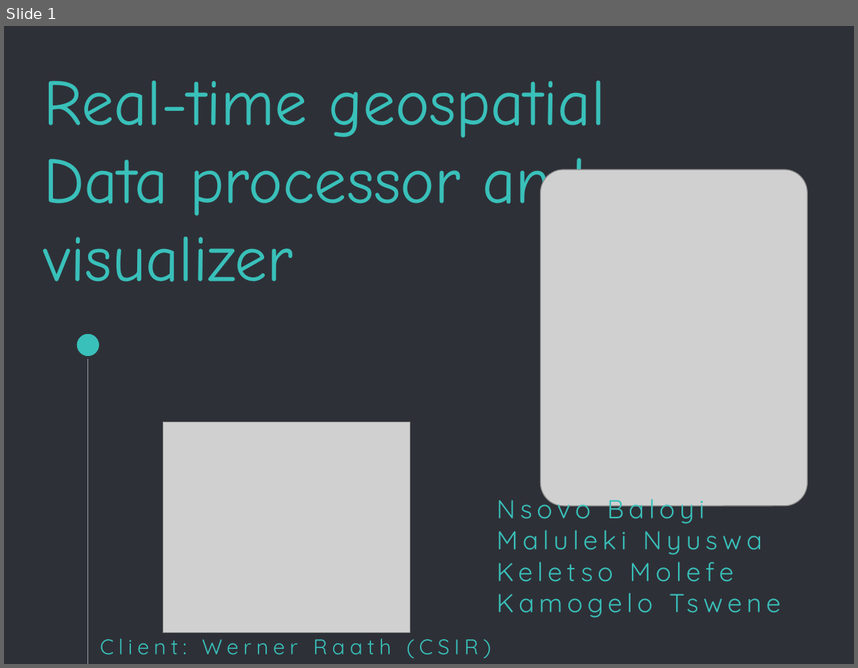
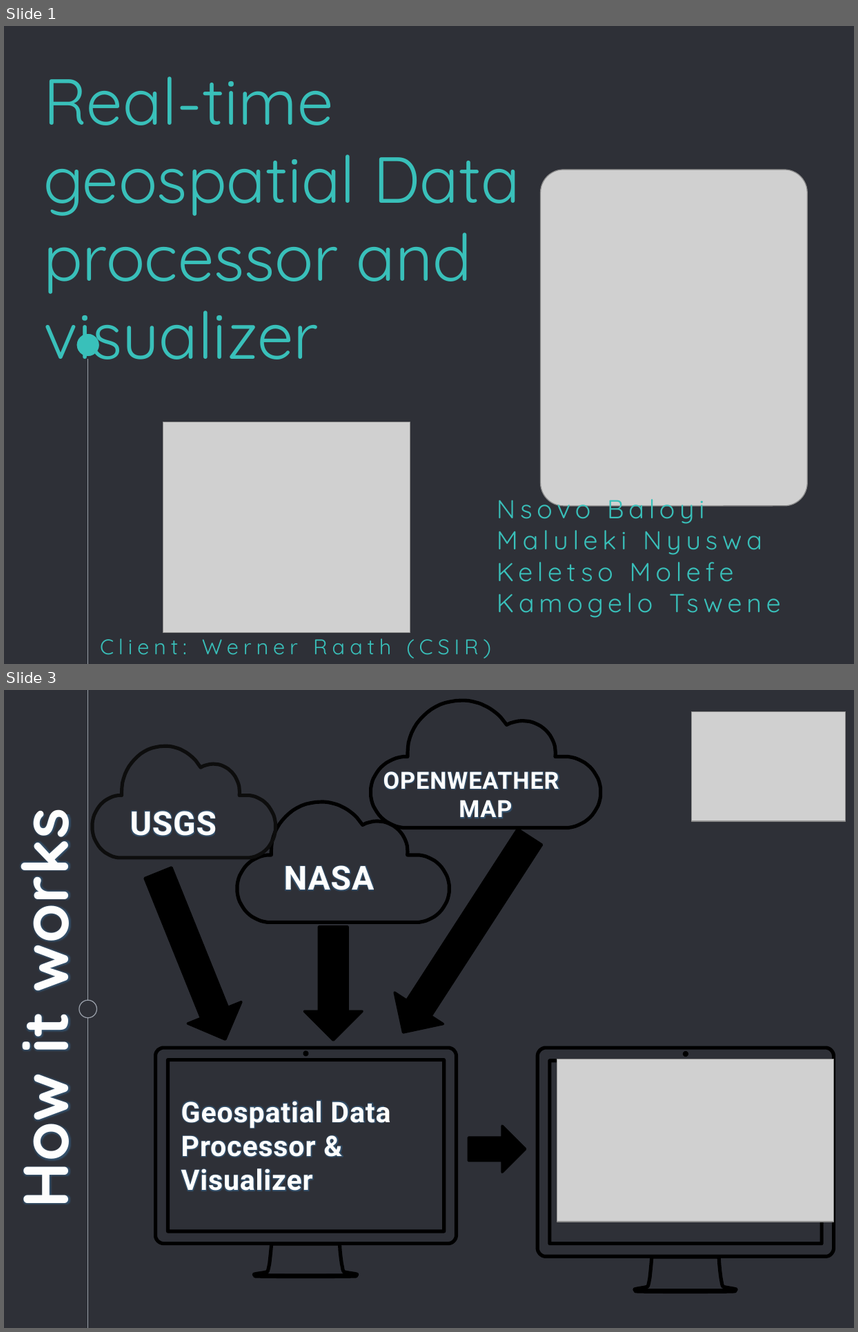
Before and after one commit to Coeus2016/GeospatialDataProcessorVisualiser_documentation, a slide deck: demos/LabOpeningDemo.pptx. Shown one above the other, each under a label of ours: slide 1 before the commit, slides 1 and 3 after it; the slides between them are not shown. The pictures are 858x668 and 858x1332 pixels, drawn with LibreOffice and Linux fonts; fonts in the diff are those of the drawing; grey boxes stand for pictures; background and template pictures are left out. Boxes give left, top, right and bottom in pixels: in the first picture for what was removed or moved away, otherwise in the second. Text is boxed around its words. In the diff, an @@ line names an element or a change of style, - is before the commit and + after.

```diff
--- a/demos/LabOpeningDemo.pptx
+++ b/demos/LabOpeningDemo.pptx
@@ slide 3 added at (4,690,854,1328), background #2E3037 @@
@@ line added from (88, 690) to (88, 1328), #999FA9 0.75 pt @@
@@ freeform shape added at (370,700,600,828), outline #000000 3 pt @@
@@ picture added at (692,712,846,822) @@
@@ freeform shape added at (92,746,276,858), outline #0D0D0D 3 pt @@
@@ text added at (383,771,559,818), 20 pt, text #FEFEFE, bold @@
+OPENWEATHER
+MAP
@@ text added at (130,811,217,836), 28 pt, text #FEFEFE, bold @@
+USGS
@@ freeform shape added at (237,802,448,922), outline #000000 3 pt @@
@@ text added at (4,826,87,1203), 54 pt, text #FEFEFE, bold @@
+How it works
@@ down arrow added at (379,821,554,1048), fill #000000, outline #000000 2 pt @@
@@ down arrow added at (132,862,252,1049), fill #000000, outline #000000 2 pt @@
@@ text added at (284,865,375,891), 28 pt, text #FEFEFE, bold @@
+NASA
@@ down arrow added at (304,926,362,1041), fill #000000, outline #000000 2 pt @@
@@ ellipse added at (79,1000,96,1018), fill #2E3037, outline #999FA9 0.75 pt @@
@@ freeform shape added at (155,1048,456,1276), outline #000000 3 pt @@
@@ freeform shape added at (538,1048,835,1292), outline #000000 3 pt @@
@@ picture added at (557,1059,833,1221) @@
@@ text added at (181,1100,390,1191), 24 pt, text #FEFEFE, bold @@
+Geospatial Data Processor & Visualizer
@@ down arrow added at (468,1125,526,1172), fill #000000, outline #000000 2 pt @@
@@ slide 1 changed as well @@
@@ title "Real-time geospatial Data processor and ..." at (43,76,520,376): font Comic Neue to Quicksand @@
```
Also in this commit, not shown: 1 other slide changed, 2 other slides added, 5 slides removed.
